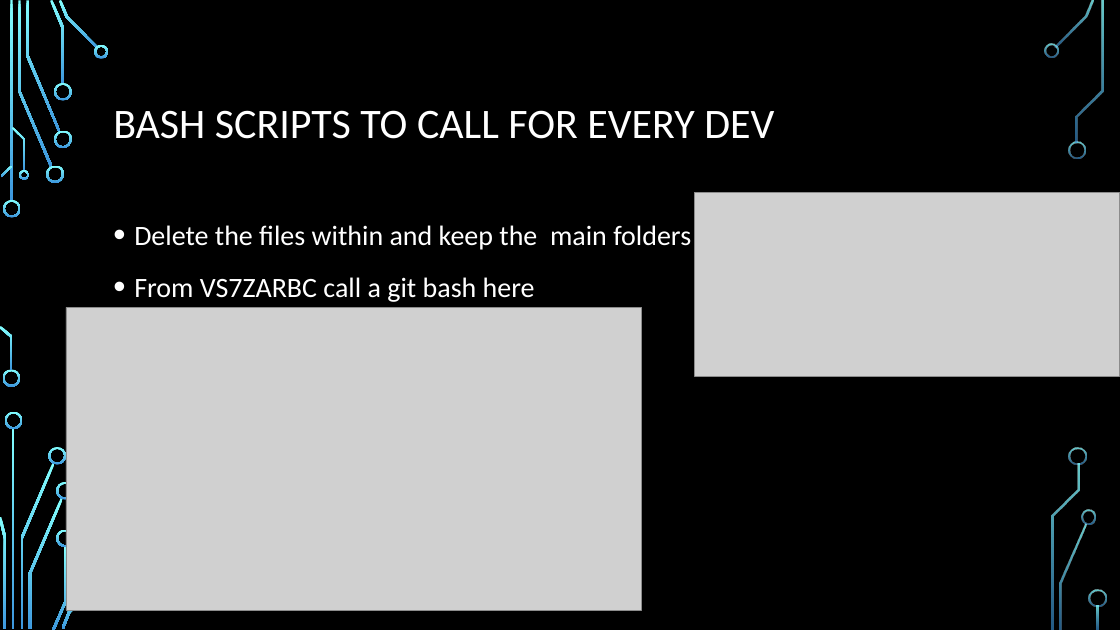
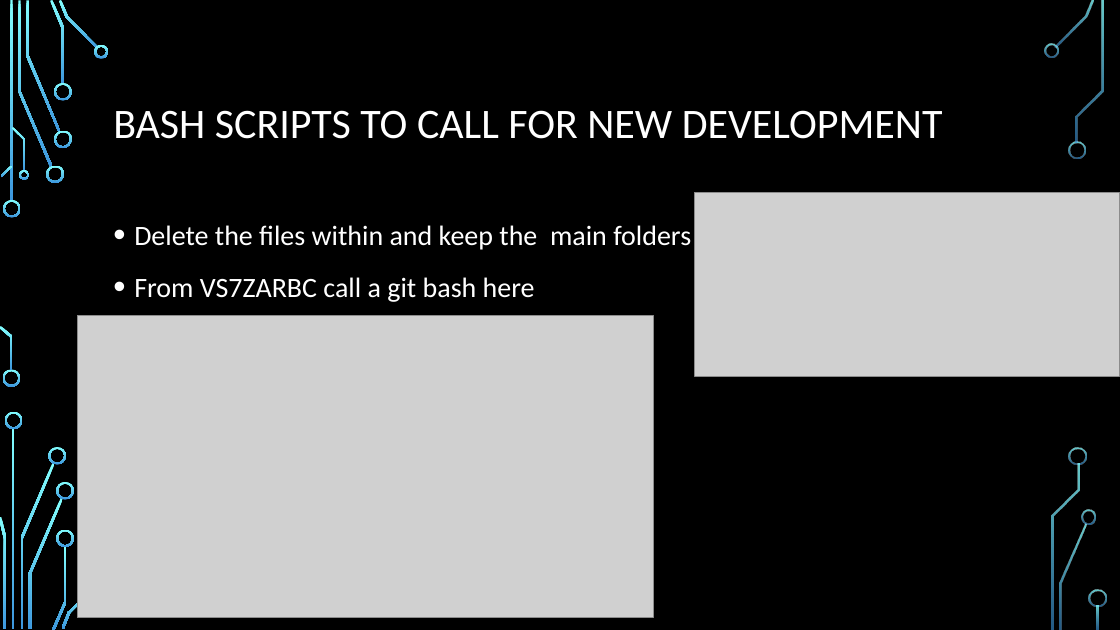
Before and after one commit to Ndig-BRO/DEV_training, a slide deck: slide 9 of BREAULT SWD TRAINING.pptx (slide 12 before the commit). Drawn at 1120x630 pixels with LibreOffice and Linux fonts; fonts in the diff are those of the drawing; grey boxes stand for pictures; background and template pictures are left out. Boxes give left, top, right and bottom in pixels: in the first picture for what was removed or moved away, otherwise in the second. Text is boxed around its words. In the diff, an @@ line names an element or a change of style, - is before the commit and + after.

```diff
--- a/BREAULT SWD TRAINING.pptx
+++ b/BREAULT SWD TRAINING.pptx
@@ title at <box>113,110,943,139</box>: text changed @@
-BASH SCRIPTS TO CALL FOR EVERY DEV
+BASH SCRIPTS TO CALL FOR NEW DEVELOPMENT
@@ picture: place and size @@
-picture at <box>66,308,642,611</box>
+picture at <box>78,315,654,618</box>
```
Also in this commit, not shown: 6 other slides changed, 6 slides added, 2 slides removed.
